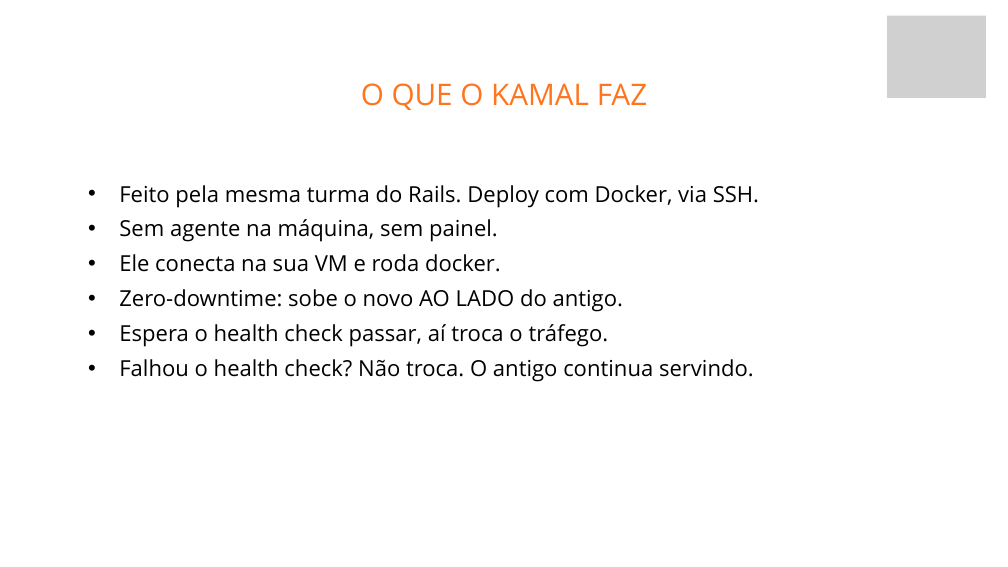
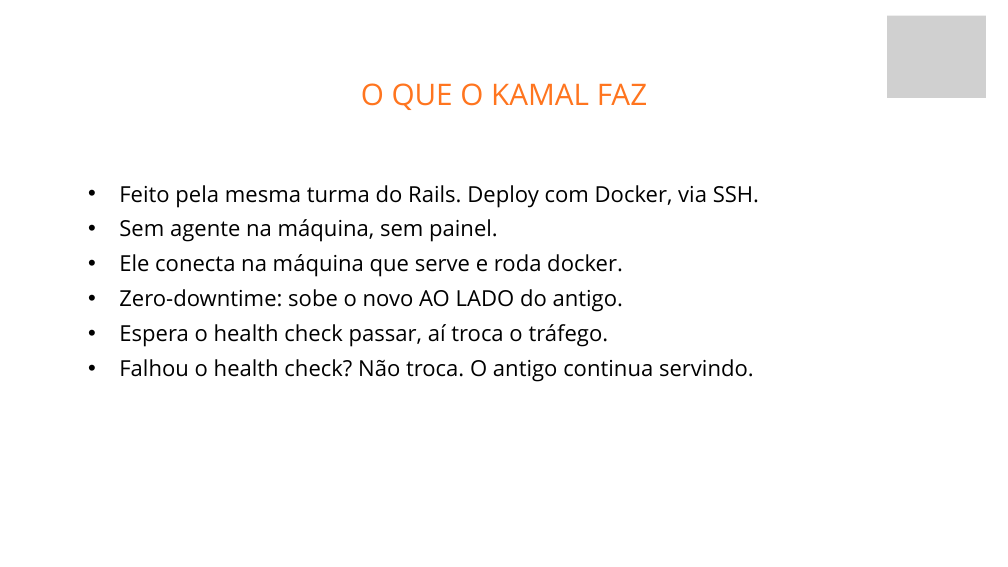
Before and after one commit to fabriciosiqueira08/capacitacao-gabarito, a slide deck: slide 28 of slides/build/aula-04-servidor-docker-kamal-e-deploy.pptx. Drawn at 1008x567 pixels with LibreOffice and Linux fonts; fonts in the diff are those of the drawing; grey boxes stand for pictures; background and template pictures are left out. Boxes give left, top, right and bottom in pixels: in the first picture for what was removed or moved away, otherwise in the second. Text is boxed around its words. In the diff, an @@ line names an element or a change of style, - is before the commit and + after.

```diff
--- a/slides/build/aula-04-servidor-docker-kamal-e-deploy.pptx
+++ b/slides/build/aula-04-servidor-docker-kamal-e-deploy.pptx
@@ text at (119,254,623,277): text changed @@
-  • Ele conecta na sua VM e roda docker.
+  • Ele conecta na máquina que serve e roda docker.
```
Also in this commit, not shown: 10 other slides changed, 34 other files.
